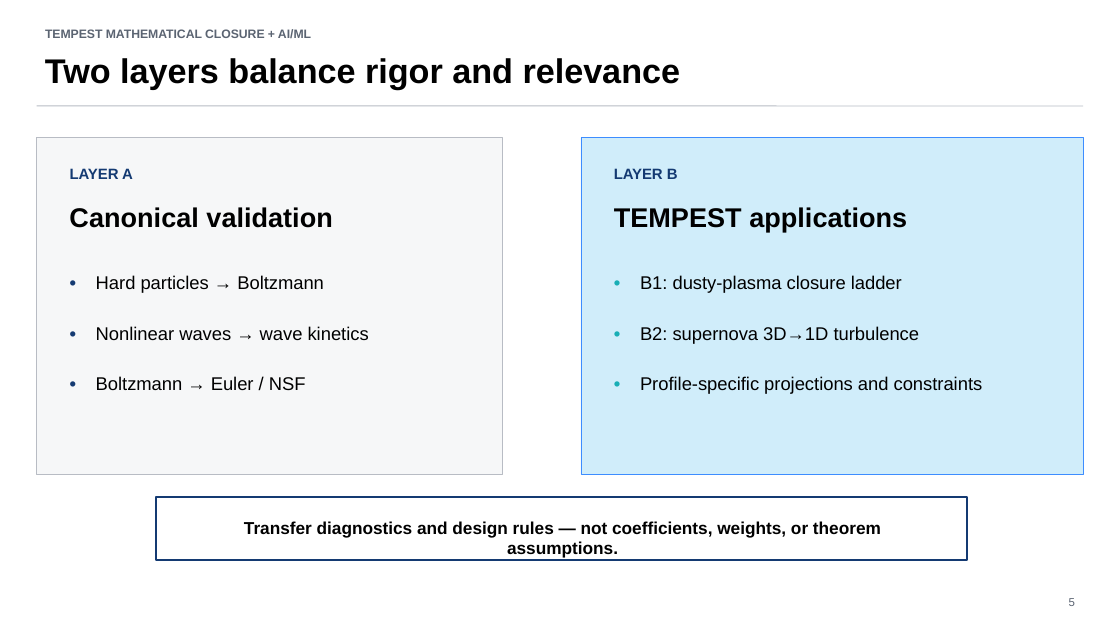
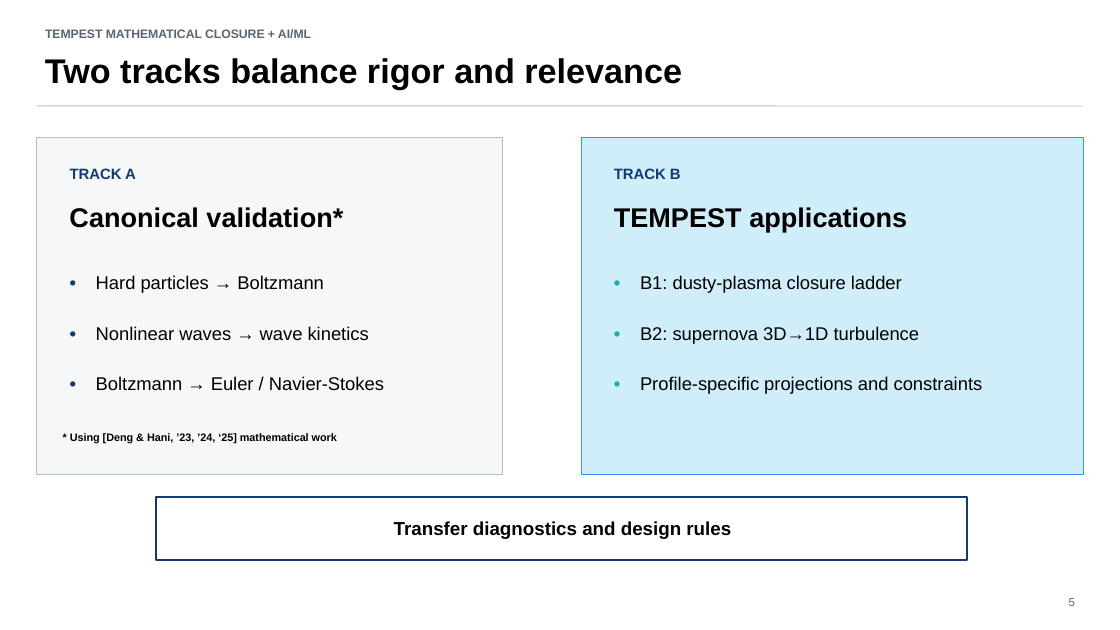
Before and after one commit to annacgilbert/TEMPEST-model-bake-off, a slide deck: slide 5 of docs/presentations/TEMPEST_closure_models_full_talk.pptx. Drawn at 1120x630 pixels with LibreOffice and Linux fonts; fonts in the diff are those of the drawing. Boxes give left, top, right and bottom in pixels: in the first picture for what was removed or moved away, otherwise in the second. Text is boxed around its words. In the diff, an @@ line names an element or a change of style, - is before the commit and + after.

```diff
--- a/docs/presentations/TEMPEST_closure_models_full_talk.pptx
+++ b/docs/presentations/TEMPEST_closure_models_full_talk.pptx
@@ text at <box>45,58,682,90</box>: text changed @@
-Two layers balance rigor and relevance
+Two tracks balance rigor and relevance
@@ text at <box>70,168,136,179</box>: text changed @@
-LAYER A
+TRACK A
@@ text at <box>614,168,681,179</box>: text changed @@
-LAYER B
+TRACK B
@@ text at <box>69,207,343,228</box>: text changed @@
-Canonical validation
+Canonical validation*
@@ text at <box>96,376,384,390</box>: text changed @@
-Boltzmann → Euler / NSF
+Boltzmann → Euler / Navier-Stokes
@@ text added at <box>70,433,337,444</box>, 9.3 pt, text #000000, bold @@
+* Using [Deng & Hani, ’23, ’24, ‘25] mathematical work
@@ text at <box>394,521,731,539</box>: text changed; size 14.8 to 16.1 pt @@
-Transfer diagnostics and design rules — not coefficients, weights, or theorem assumptions.
+Transfer diagnostics and design rules
```
Also in this commit, not shown: 18 other slides changed, 1 slide added, 3 slides removed, 6 other files.
